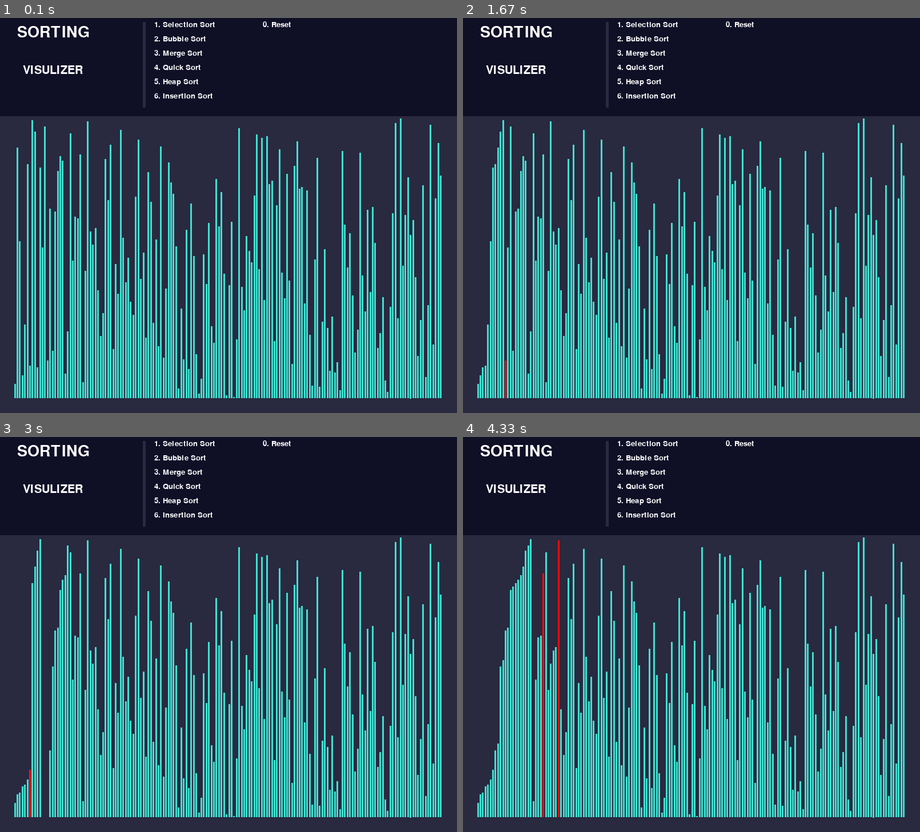
Above: before the commit, frames 1-4 (two rows, left to right).
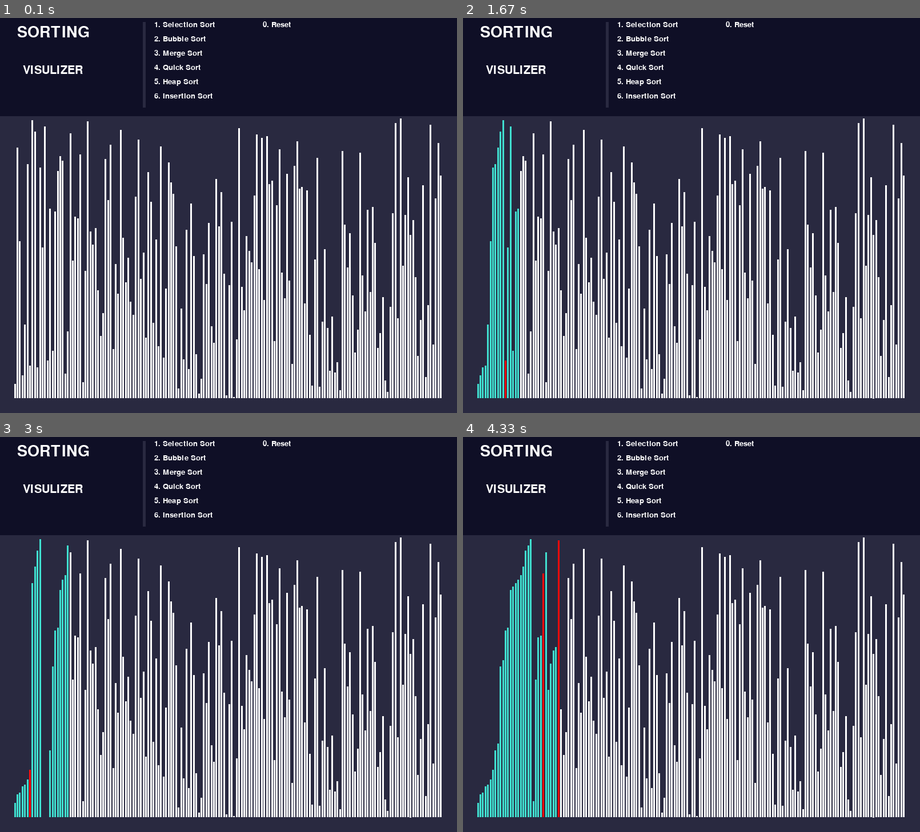
Above: after the commit, the same moments.

Repository: Deepak-Dhanoliya/Sorting-Visualizer-using-pygame
Game: pygame game, started from solution.py
Two runs of this game, one before a commit and one after it. Both use one fixed random seed, a clock stepped at 60 frames per second and the inputs below.
Inputs:
- Up to frame 1 (0.1 s): no input
- Up to frame 2 (1.67 s): tap 3 at 0.33 s
- Up to frame 3 (3 s): no input
- Up to frame 4 (4.33 s): no input

The runs differ from the first frame. In frame 1, 23% of the frame differs, in the area x 3-97%, y 25-97%; in frame 2, 20%; in frame 3, 20%; in frame 4, 18%.

Commit message:
modify solution.py

Diff:
--- a/solution.py
+++ b/solution.py
@@ -59,7 +59,7 @@
         self.y = y
         self.width = width
         self.height = height
-        self.color = LIGHT_BLUE
+        self.color = WHITE
         self.value = value
 
     def reset(self, num):
@@ -138,7 +138,6 @@
 
 #draw function for the screen
 def draw(win, bar):
-    # set global variables for all elements before drawing
     global reset
     global name
     global sorting
@@ -165,9 +164,6 @@
     pygame.display.update()
 
 def selection(bar,win):
-    #Set global variables to control
-    #the quitting function and shuffle function for the list
-    #before running
     global SORTED
     SORTED = True
     global RUN
@@ -199,9 +195,6 @@
         bar[i].reset(i).done()
 
 def bubble(bar, win):
-    # Set global variables to control
-    # the quitting function and shuffle function for the list
-    # before running
     global RUN
     global SORTED
     SORTED = True
@@ -272,9 +265,6 @@
 
 
 def merge_sort(bar, left, right, win):
-    # Set global variables to control
-    # the quitting function and shuffle function for the list
-    # before running
     global SORTED
     SORTED = True
     global RUN
@@ -292,9 +282,6 @@
         merge(bar, left, mid, right, win)
 
 def quick_sort(bar, low, high, win):
-    # Set global variables to control
-    # the quitting function and shuffle function for the list
-    # before running
     global RUN
     global SORTED
     SORTED = True
@@ -348,9 +335,6 @@
     return i
 
 def insertion(bar, win):
-    # Set global variables to control
-    # the quitting function and shuffle function for the list
-    # before running
     global RUN
     global SORTED
     SORTED = True
@@ -380,9 +364,6 @@
         draw(win, bar)
 
 def heap_sort(bar, win):
-    # Set global variables to control
-    # the quitting function and shuffle function for the list
-    # before running
     global RUN
     global SORTED
     SORTED = True
